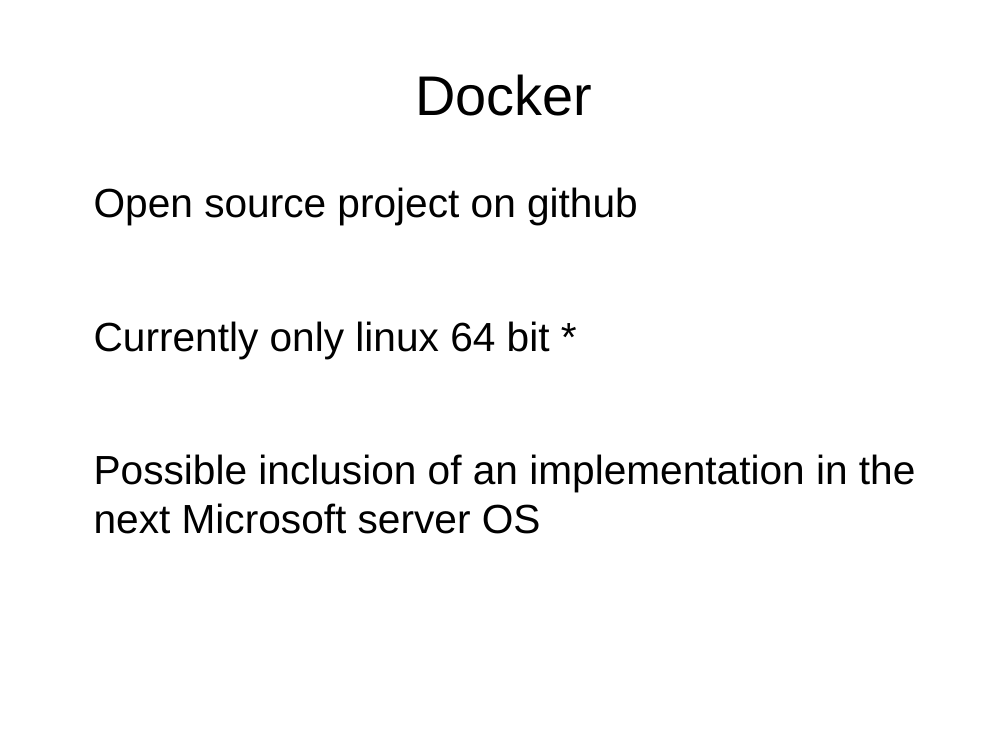
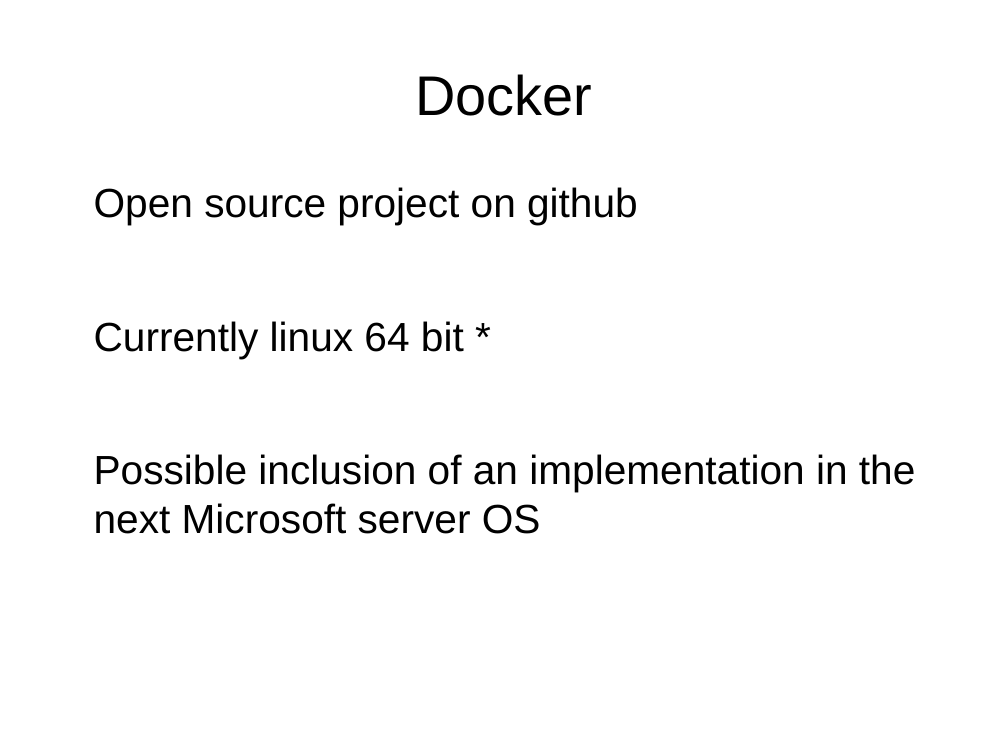
Before and after one commit to pmcgrath/presentations, a slide deck: slide 3 of corkaltnet_docker_20141118/corkaltnet_docker_20141118.odp. Drawn at 1008x756 pixels with LibreOffice and Linux fonts; fonts in the diff are those of the drawing. Boxes give left, top, right and bottom in pixels: in the first picture for what was removed or moved away, otherwise in the second. Text is boxed around its words. In the diff, an @@ line names an element or a change of style, - is before the commit and + after.

```diff
--- a/corkaltnet_docker_20141118/corkaltnet_docker_20141118.odp
+++ b/corkaltnet_docker_20141118/corkaltnet_docker_20141118.odp
@@ text at (94,321,464,358): text changed @@
-Currently only linux 64 bit *
+Currently linux 64 bit *
```
Also in this commit, not shown: 2 other slides changed, 1 other file.
